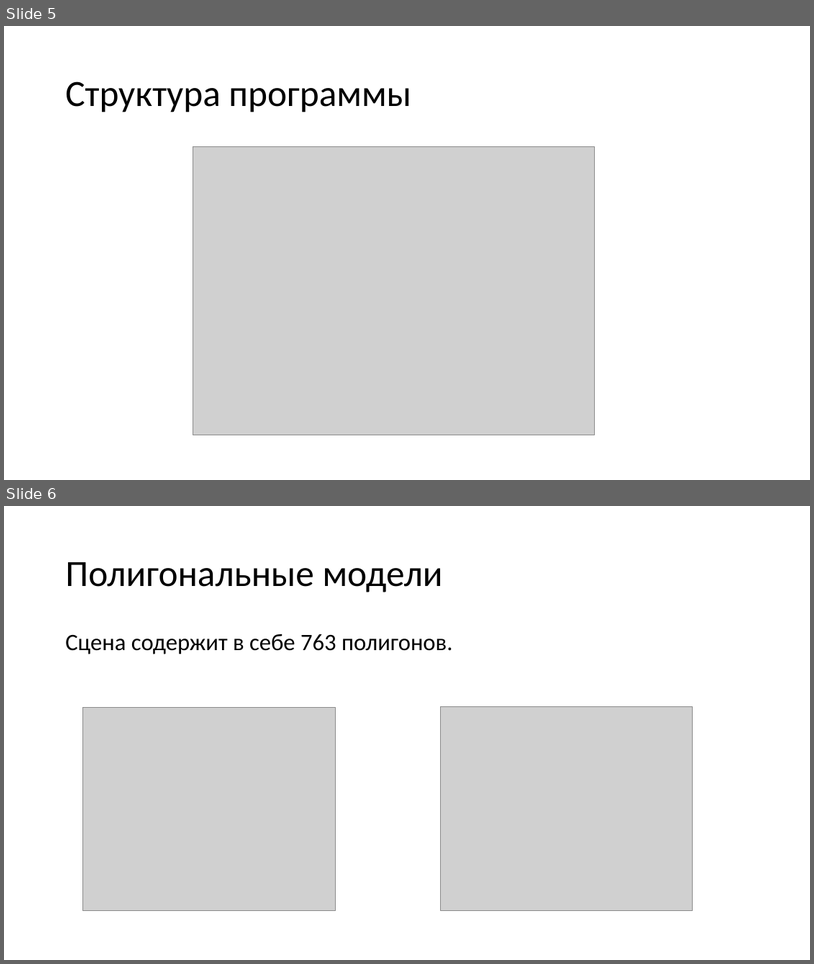
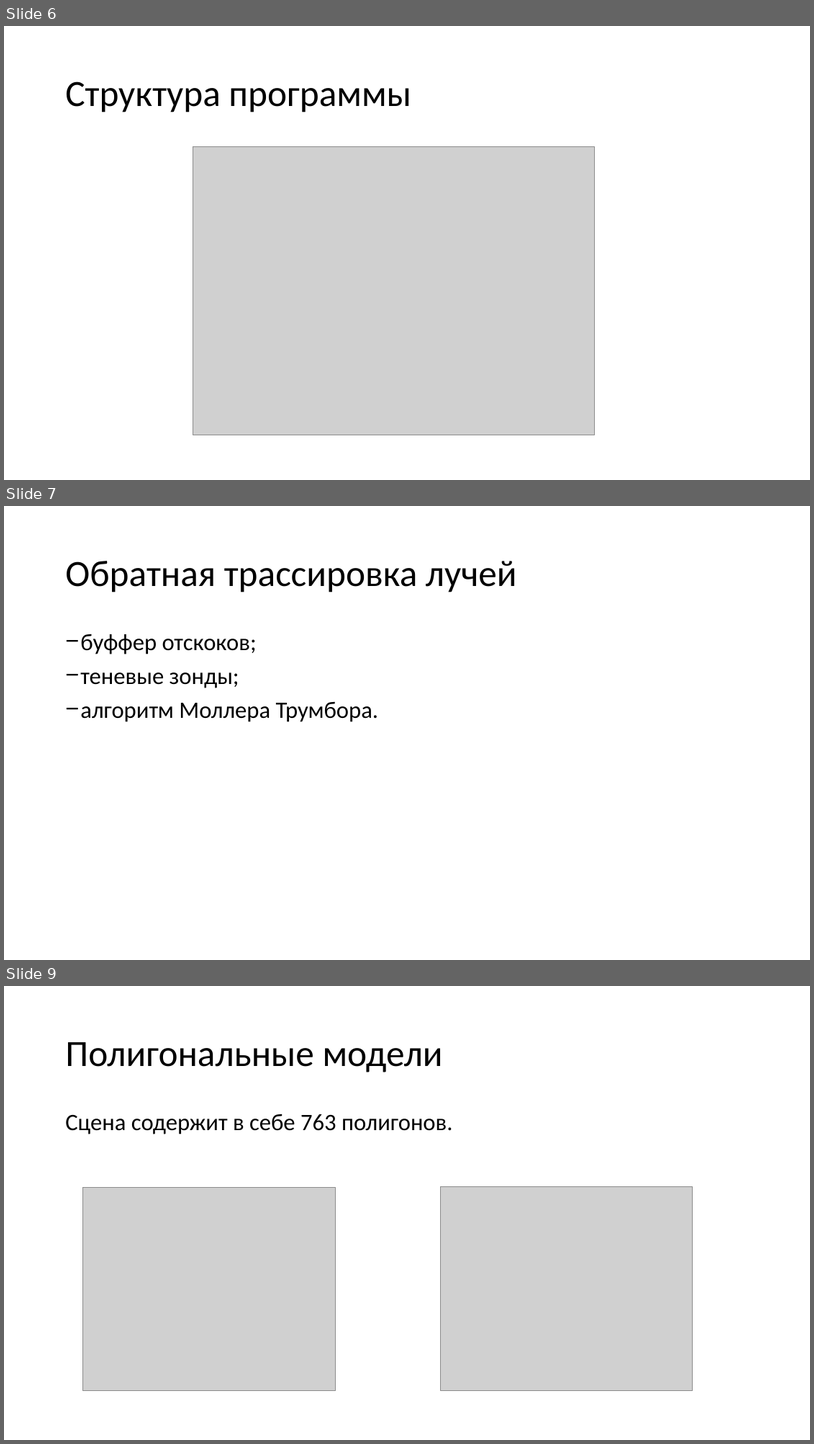
Before and after one commit to TheFunGun36/BMSTU_Practice2, a slide deck: doc/Моделирование зеркального кубика Рубика.pptx. Shown one above the other, each under a label of ours: slides 5 and 6 before the commit, slides 6, 7 and 9 after it; the slides between them are not shown. The pictures are 814x964 and 814x1444 pixels, drawn with LibreOffice and Linux fonts; fonts in the diff are those of the drawing; grey boxes stand for pictures. Boxes give left, top, right and bottom in pixels: in the first picture for what was removed or moved away, otherwise in the second. Text is boxed around its words. In the diff, an @@ line names an element or a change of style, - is before the commit and + after.

```diff
--- a/doc/Моделирование зеркального кубика Рубика.pptx
+++ b/doc/Моделирование зеркального кубика Рубика.pptx
@@ slide 7 added at [4,506,810,960], background #FFFFFF @@
@@ title added at [65,561,517,592], 44 pt, text #000000 @@
+Обратная трассировка лучей
@@ text added at [80,633,379,722], 28 pt, text #000000 @@
+− буффер отскоков;
+− теневые зонды;
+− алгоритм Моллера Трумбора.
@@ what was slide 5 is now slide 6 @@
@@ what was slide 6 is now slide 9 @@
```
Also in this commit, not shown: 1 slide changed, 2 other slides added, 8 other files.
